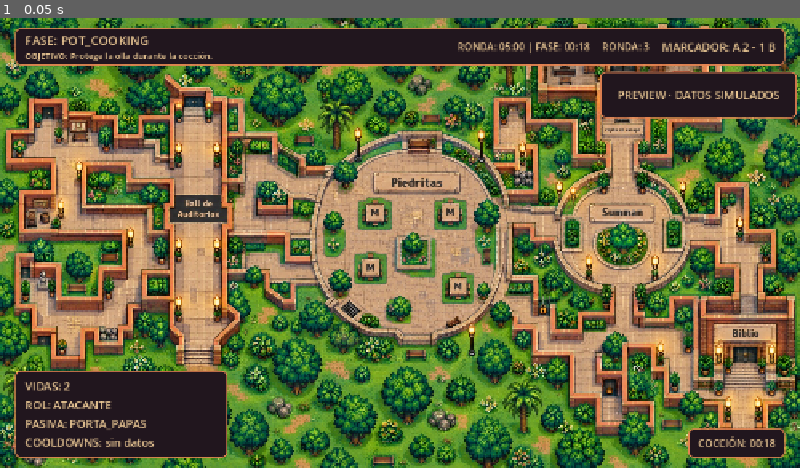
Above: before the commit, frame 1.
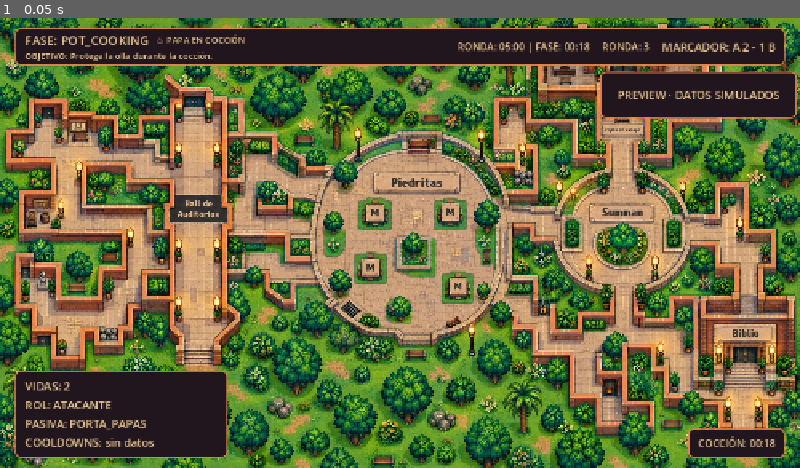
Above: after the commit, the same moment.

Repository: EstacioEA/TechnocumbIA
Game: Godot game, scene res://scenes/ui/papoi_hud_preview.tscn
Two runs of this game, one before a commit and one after it. Both use one fixed random seed, a clock stepped at 60 frames per second and the inputs below. This scene is started directly instead of the project's main scene.
Inputs:
- Up to frame 1 (0.05 s): no input

The runs differ from the first frame. In frame 1, 0.1% of the frame differs, in the area x 19-31%, y 3-6%.

Commit message:
feat(ui): distinguish gameplay phases and timers

Diff:
--- a/scripts/ui/papoi_hud.gd
+++ b/scripts/ui/papoi_hud.gd
@@ -4,6 +4,7 @@
 const GameEnums = preload("res://scripts/shared/game_enums.gd")
 
 var phase_label: Label
+var phase_tag_label: Label
 var round_label: Label
 var timer_label: Label
 var score_label: Label
@@ -43,6 +44,7 @@
 	_last_snapshot = snapshot.duplicate(true)
 	var phase := str(snapshot.get("phase", "UNKNOWN"))
 	phase_label.text = "FASE: %s" % phase
+	phase_tag_label.text = _phase_tag_name(phase)
 	round_label.text = "RONDA: %s" % str(snapshot.get("round", "-"))
 	timer_label.text = "TIEMPO: %s" % _format_seconds(float(snapshot.get("round_time_remaining", 0.0)))
 	var score: Dictionary = snapshot.get("score", {})
@@ -64,6 +66,7 @@
 	var phase := int(snapshot.get("phase", GameEnums.GamePhase.LOBBY))
 	status_panel.visible = phase != GameEnums.GamePhase.ROUND_RESULT and phase != GameEnums.GamePhase.MATCH_RESULT
 	phase_label.text = "FASE: %s" % _phase_text(phase)
+	phase_tag_label.text = _phase_tag(phase)
 	round_label.text = "RONDA: %s" % str(snapshot.get("round_number", "-"))
 	timer_label.text = "RONDA: %s | FASE: %s" % [
 		_format_seconds(float(snapshot.get("round_time_remaining", 0.0))),
@@ -160,8 +163,13 @@
 	phase_group.size_flags_horizontal = Control.SIZE_EXPAND_FILL
 	phase_group.add_theme_constant_override("separation", 2)
 	top_row.add_child(phase_group)
-	phase_label = _add_label(phase_group)
+	var phase_heading := HBoxContainer.new()
+	phase_heading.add_theme_constant_override("separation", 12)
+	phase_group.add_child(phase_heading)
+	phase_label = _add_label(phase_heading)
 	phase_label.add_theme_font_size_override("font_size", 20)
+	phase_tag_label = _add_label(phase_heading)
+	phase_tag_label.add_theme_font_size_override("font_size", 14)
 	objective_label = _add_label(phase_group)
 	objective_label.add_theme_font_size_override("font_size", 14)
 
@@ -268,6 +276,28 @@
 	if phase < 0 or phase >= GameEnums.GamePhase.size():
 		return "DESCONOCIDA"
 	return GameEnums.GamePhase.keys()[phase]
+
+func _phase_tag(phase: int) -> String:
+	match phase:
+		GameEnums.GamePhase.ACTIVE:
+			return "▶ PARTIDA EN CURSO"
+		GameEnums.GamePhase.POT_COOKING:
+			return "♨ PAPA EN COCCIÓN"
+		GameEnums.GamePhase.ESCAPE:
+			return "➜ ESCAPE"
+		_:
+			return ""
+
+func _phase_tag_name(phase: String) -> String:
+	match phase:
+		"ACTIVE":
+			return "▶ PARTIDA EN CURSO"
+		"POT_COOKING":
+			return "♨ PAPA EN COCCIÓN"
+		"ESCAPE":
+			return "➜ ESCAPE"
+		_:
+			return ""
 
 func _papa_state_text(state: int) -> String:
 	if state < 0 or state >= GameEnums.PapaState.size():
--- a/scripts/ui/papoi_hud_preview.gd
+++ b/scripts/ui/papoi_hud_preview.gd
@@ -2,7 +2,9 @@
 
 const HUD_SCENE := preload("res://scenes/ui/papoi_hud.tscn")
 const GameEnums = preload("res://scripts/shared/game_enums.gd")
-const COOKING_CAPTURE_PATH := "res://docs/handoffs/GE02-hud-cooking-1280x720.png"
+const ACTIVE_CAPTURE_PATH := "res://docs/handoffs/GE03-phase-active-1280x720.png"
+const COOKING_CAPTURE_PATH := "res://docs/handoffs/GE03-phase-cooking-1280x720.png"
+const ESCAPE_CAPTURE_PATH := "res://docs/handoffs/GE03-phase-escape-1280x720.png"
 const RESULT_CAPTURE_PATH := "res://docs/handoffs/GE02-hud-result-1280x720.png"
 
 func _ready() -> void:
@@ -18,22 +20,7 @@
 
 	var hud := HUD_SCENE.instantiate() as PapoiHUD
 	add_child(hud)
-	hud.apply_match_snapshot({
-		"phase": GameEnums.GamePhase.POT_COOKING,
-		"round_number": 3,
-		"round_time_remaining": 300.0,
-		"phase_time_remaining": 18.0,
-		"scores": {"TEAM_A": 2, "TEAM_B": 1},
-		"papa_state": GameEnums.PapaState.BEING_COOKED,
-		"players": [{
-			"peer_id": 1,
-			"role": -1,
-			"passive": GameEnums.AttackerPassive.PORTA_PAPAS,
-			"lives": 2,
-			"cooldowns": {},
-		}],
-		"local_peer_id": 1,
-	})
+	hud.apply_match_snapshot(_phase_snapshot(GameEnums.GamePhase.POT_COOKING))
 	_add_preview_badge(hud, papoi_theme)
 	call_deferred("_capture_graphical_previews", hud)
 
@@ -43,6 +30,16 @@
 	await get_tree().process_frame
 	await RenderingServer.frame_post_draw
 	if not _save_capture(COOKING_CAPTURE_PATH):
+		return
+	hud.apply_match_snapshot(_phase_snapshot(GameEnums.GamePhase.ACTIVE))
+	await get_tree().process_frame
+	await RenderingServer.frame_post_draw
+	if not _save_capture(ACTIVE_CAPTURE_PATH):
+		return
+	hud.apply_match_snapshot(_phase_snapshot(GameEnums.GamePhase.ESCAPE))
+	await get_tree().process_frame
+	await RenderingServer.frame_post_draw
+	if not _save_capture(ESCAPE_CAPTURE_PATH):
 		return
 
 	hud.apply_match_snapshot({
@@ -58,6 +55,29 @@
 	await get_tree().process_frame
 	await RenderingServer.frame_post_draw
 	_save_capture(RESULT_CAPTURE_PATH)
+
+func _phase_snapshot(phase: int) -> Dictionary:
+	var papa_state := GameEnums.PapaState.FREE
+	if phase == GameEnums.GamePhase.POT_COOKING:
+		papa_state = GameEnums.PapaState.BEING_COOKED
+	elif phase == GameEnums.GamePhase.ESCAPE:
+		papa_state = GameEnums.PapaState.COOKED
+	return {
+		"phase": phase,
+		"round_number": 3,
+		"round_time_remaining": 300.0,
+		"phase_time_remaining": 18.0 if phase == GameEnums.GamePhase.POT_COOKING else 120.0,
+		"scores": {"TEAM_A": 2, "TEAM_B": 1},
+		"papa_state": papa_state,
+		"players": [{
+			"peer_id": 1,
+			"role": -1,
+			"passive": GameEnums.AttackerPassive.PORTA_PAPAS,
+			"lives": 2,
+			"cooldowns": {},
+		}],
+		"local_peer_id": 1,
+	}
 
 func _save_capture(path: String) -> bool:
 	var capture := get_viewport().get_texture().get_image()
--- /dev/null
+++ b/tests/ui/ge03_phase_timers_test.gd
@@ -0,0 +1,52 @@
+extends SceneTree
+
+const HUD_SCENE := preload("res://scenes/ui/papoi_hud.tscn")
+const GameEnums = preload("res://scripts/shared/game_enums.gd")
+
+var _failures: Array[String] = []
+
+func _init() -> void:
+	call_deferred("run")
+
+func run() -> void:
+	var hud = HUD_SCENE.instantiate()
+	root.add_child(hud)
+	await process_frame
+	var snapshot := {
+		"round_number": 2,
+		"round_time_remaining": 300.0,
+		"phase_time_remaining": 18.0,
+		"scores": {"TEAM_A": 1, "TEAM_B": 0},
+		"players": [],
+	}
+
+	snapshot["phase"] = GameEnums.GamePhase.ACTIVE
+	snapshot["papa_state"] = GameEnums.PapaState.FREE
+	hud.apply_match_snapshot(snapshot)
+	_check(hud.phase_tag_label.text == "▶ PARTIDA EN CURSO", "ACTIVE has a distinct phase tag")
+	_check(hud.timer_label.text == "RONDA: 05:00 | FASE: 00:18", "round and phase clocks remain separate")
+
+	snapshot["phase"] = GameEnums.GamePhase.POT_COOKING
+	snapshot["papa_state"] = GameEnums.PapaState.BEING_COOKED
+	hud.apply_match_snapshot(snapshot)
+	_check(hud.phase_tag_label.text == "♨ PAPA EN COCCIÓN", "POT_COOKING has a distinct phase tag")
+	_check(hud.status_label.text == "COCCIÓN: 00:18", "cooking clock is explicitly labeled")
+	_check(hud.timer_label.text == "RONDA: 05:00 | FASE: 00:18", "cooking does not overwrite the round clock")
+
+	snapshot["phase"] = GameEnums.GamePhase.ESCAPE
+	snapshot["papa_state"] = GameEnums.PapaState.COOKED
+	hud.apply_match_snapshot(snapshot)
+	_check(hud.phase_tag_label.text == "➜ ESCAPE", "ESCAPE has a distinct phase tag")
+	_check(hud.timer_label.text == "RONDA: 05:00 | FASE: 00:18", "escape preserves separate clocks")
+
+	if _failures.is_empty():
+		print("GE03_PHASE_TIMERS_TEST: PASS")
+		quit(0)
+		return
+	for failure in _failures:
+		push_error("GE03_PHASE_TIMERS_TEST: %s" % failure)
+	quit(1)
+
+func _check(condition: bool, label: String) -> void:
+	if not condition:
+		_failures.append(label)
Binary file added: docs/handoffs/GE03-phase-active-1280x720.png
Binary file added: docs/handoffs/GE03-phase-cooking-1280x720.png
Binary file added: docs/handoffs/GE03-phase-escape-1280x720.png
Not shown, changed: AI_TRACE.md
Not shown, added: docs/handoffs/2026-10-10-0418-GE03-phase-timers.md
Not shown, changed: docs/specs/Edwar_Estacio/TASKS.md
Not shown, changed: docs/specs/Edwar_Estacio/graphics-spec.md
